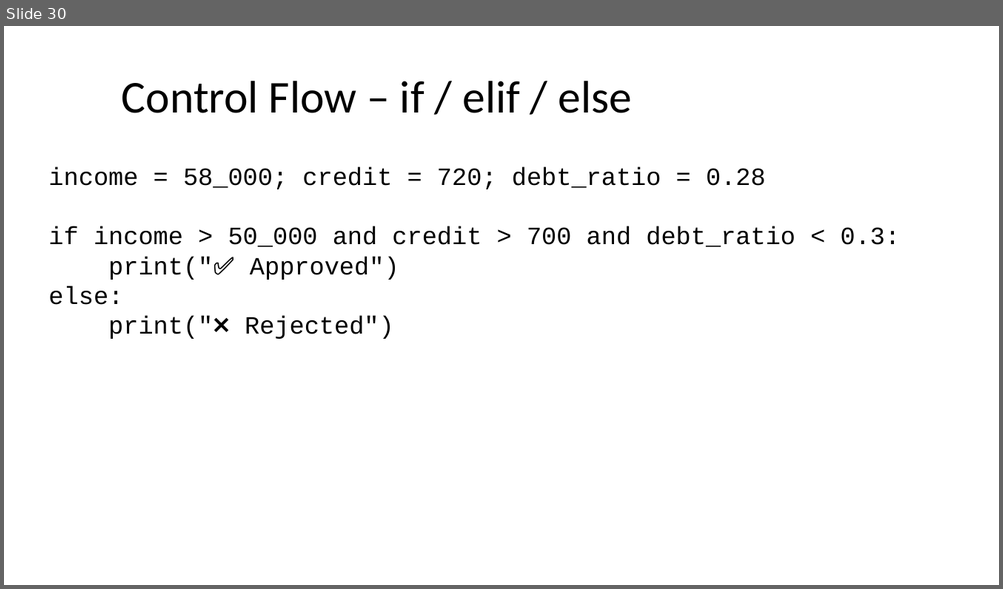
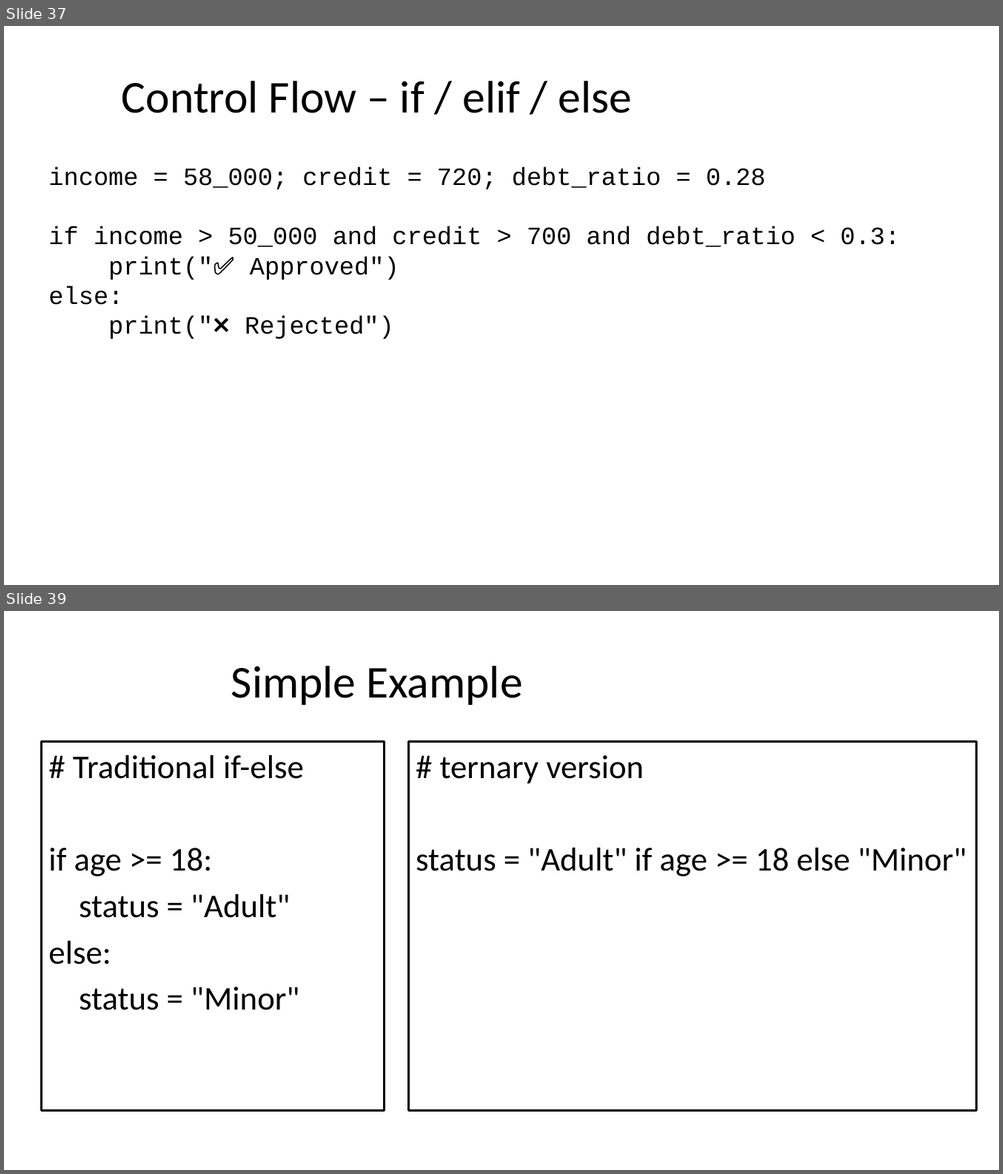
Before and after one commit to seanwhs/3-Day-Python-Crash-Course, a slide deck: Python_Crash_Course_2025.pptx. Shown one above the other, each under a label of ours: slide 30 before the commit, slides 37 and 39 after it; the slides between them are not shown. The pictures are 1003x589 and 1003x1174 pixels, drawn with LibreOffice and Linux fonts; fonts in the diff are those of the drawing. Boxes give left, top, right and bottom in pixels: in the first picture for what was removed or moved away, otherwise in the second. Text is boxed around its words. In the diff, an @@ line names an element or a change of style, - is before the commit and + after.

```diff
--- a/Python_Crash_Course_2025.pptx
+++ b/Python_Crash_Course_2025.pptx
@@ slide 39 added at bbox=[4, 611, 999, 1170], background #FFFFFF @@
@@ title added at bbox=[231, 666, 522, 705], 44 pt, text #000000 @@
+Simple Example
@@ text added at bbox=[41, 741, 384, 1111], fill #FFFFFF, outline #000000 2 pt, 32 pt, text #000000 @@
+# Traditional if-else
+if age >= 18:
+status = "Adult"
+else:
+status = "Minor"
@@ rectangle added at bbox=[408, 741, 976, 1111], fill #FFFFFF, outline #000000 2 pt, 32 pt, text #000000 @@
+# ternary version
+status = "Adult" if age >= 18 else "Minor"
@@ what was slide 30 is now slide 37 @@
```
Also in this commit, not shown: 1 slide changed, 27 other slides added, 1 slide removed.
